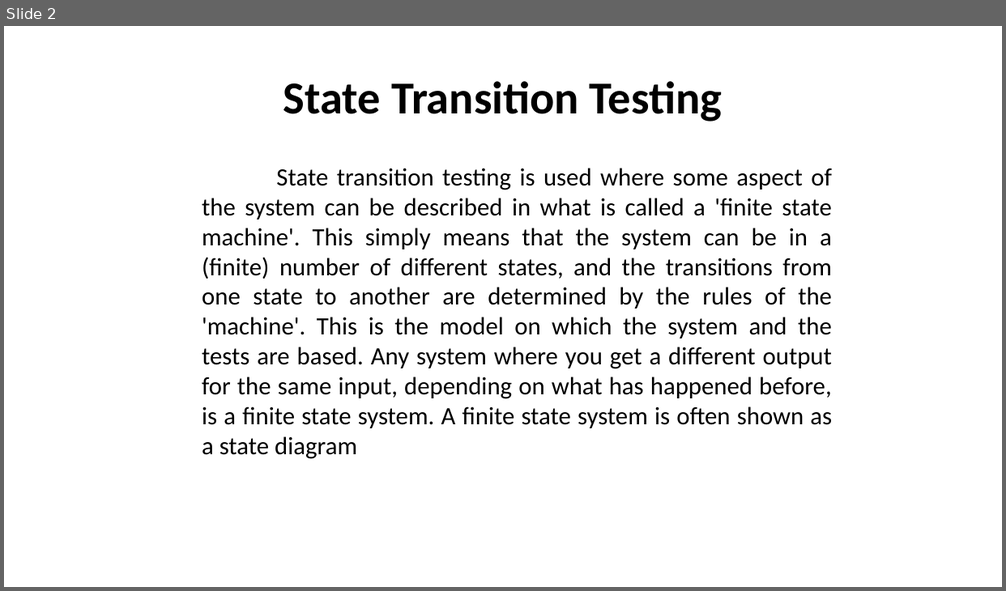
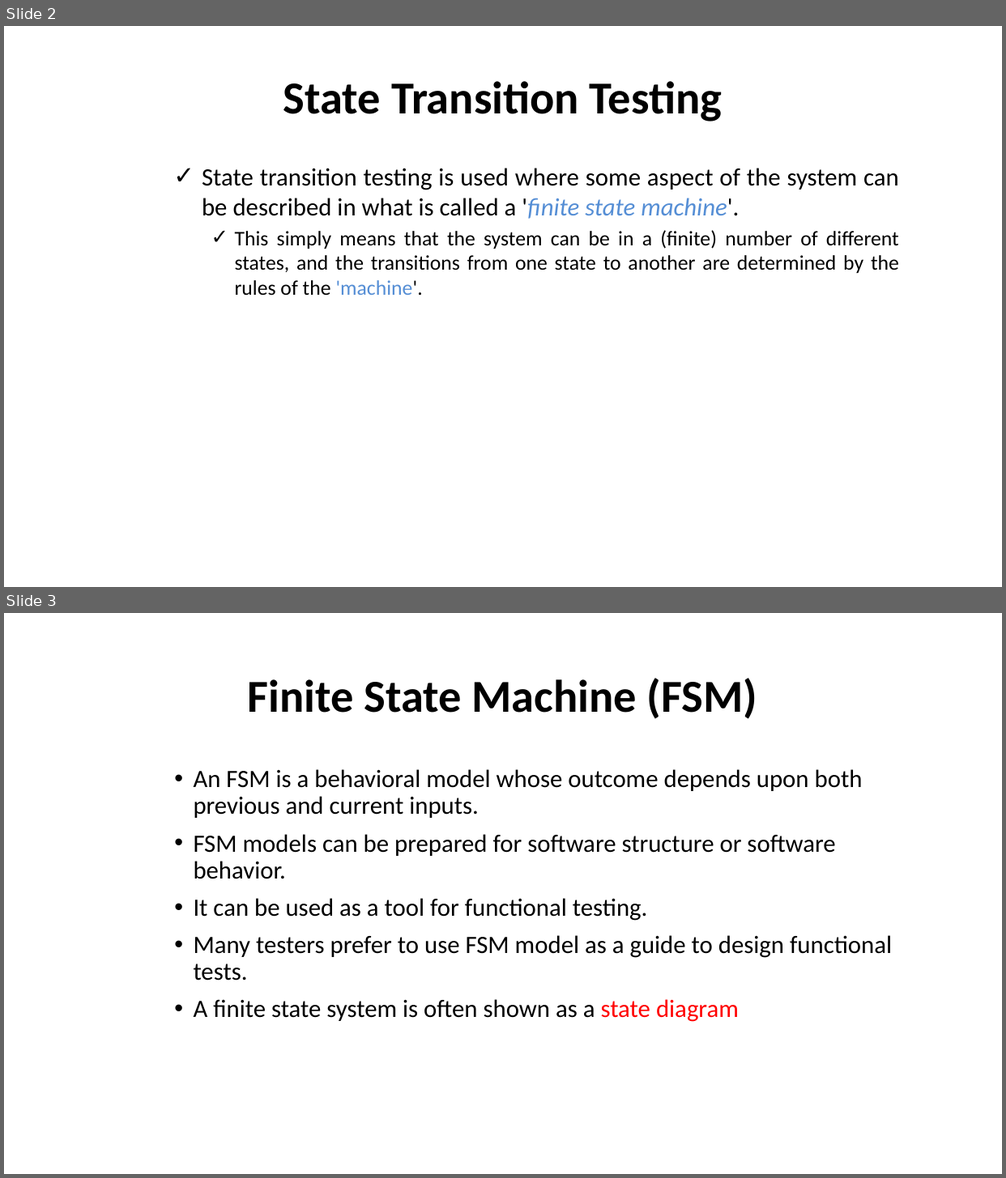
Before and after one commit to nashurgessa/Software-Testing-batch-2022-23, a slide deck: slides/L11 State_transition.pptx. Shown one above the other, each under a label of ours: slide 2 before the commit, slides 2 and 3 after it. The pictures are 1006x591 and 1006x1178 pixels, drawn with LibreOffice and Linux fonts; fonts in the diff are those of the drawing. Boxes give left, top, right and bottom in pixels: in the first picture for what was removed or moved away, otherwise in the second. Text is boxed around its words. In the diff, an @@ line names an element or a change of style, - is before the commit and + after.

```diff
--- a/slides/L11 State_transition.pptx
+++ b/slides/L11 State_transition.pptx
@@ slide 3 added at <box>4,613,1002,1174</box>, background #FFFFFF @@
@@ title added at <box>248,678,757,719</box>, 44 pt, text #000000, bold @@
+Finite State Machine (FSM)
@@ text added at <box>194,769,892,1022</box>, 24 pt, text #000000 @@
+• An FSM is a behavioral model whose outcome depends upon both previous and current inputs.
+• FSM models can be prepared for software structure or software behavior.
+• It can be used as a tool for functional testing.
+• Many testers prefer to use FSM model as a guide to design functional tests.
+• A finite state system is often shown as a state diagram
@@ slide 2 changed as well @@
@@ text at <box>202,168,899,296</box>: text changed; size 24 to 20 pt @@
-State transition testing is used where some aspect of the system can be described in what is called a 'finite state machine'. This simply means that the system can be in a (finite) number of different states, and the transitions from one state to another are determined by the rules of the 'machine'. This is the model on which the system and the tests are based. Any system where you get a different output for the same input, depending on what has happened before, is a finite state system. A finite state system is often shown as a state diagram
+✓ State transition testing is used where some aspect of the system can be described in what is called a 'finite state machine'.
+  ✓ This simply means that the system can be in a (finite) number of different states, and the transitions from one state to another are determined by the rules of the 'machine'.
```
Also in this commit, not shown: 4 other slides changed, 1 other file.
